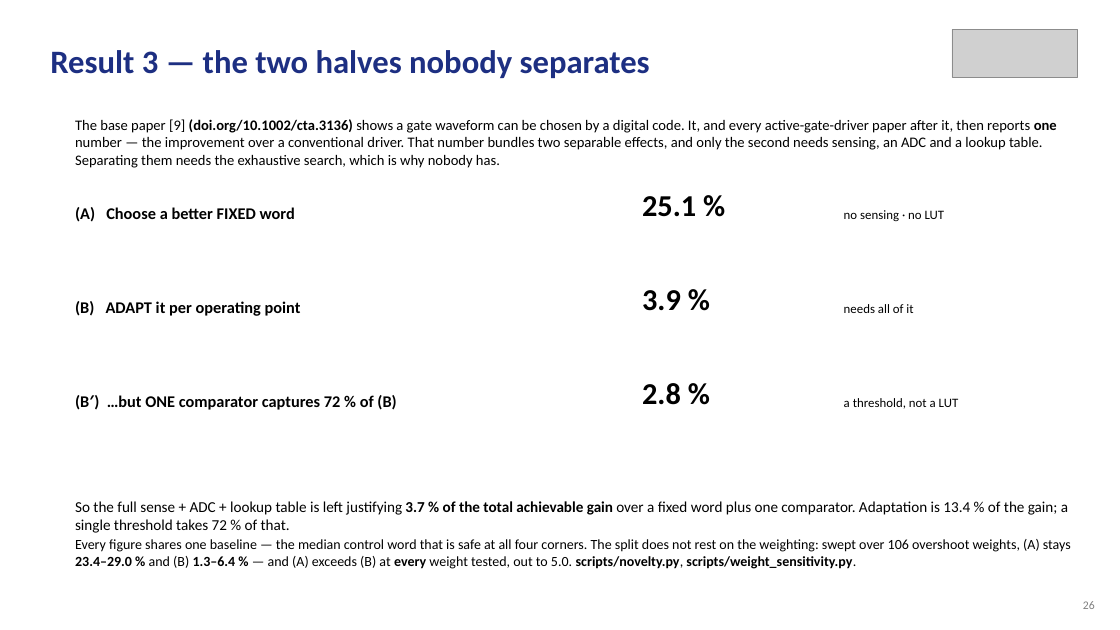
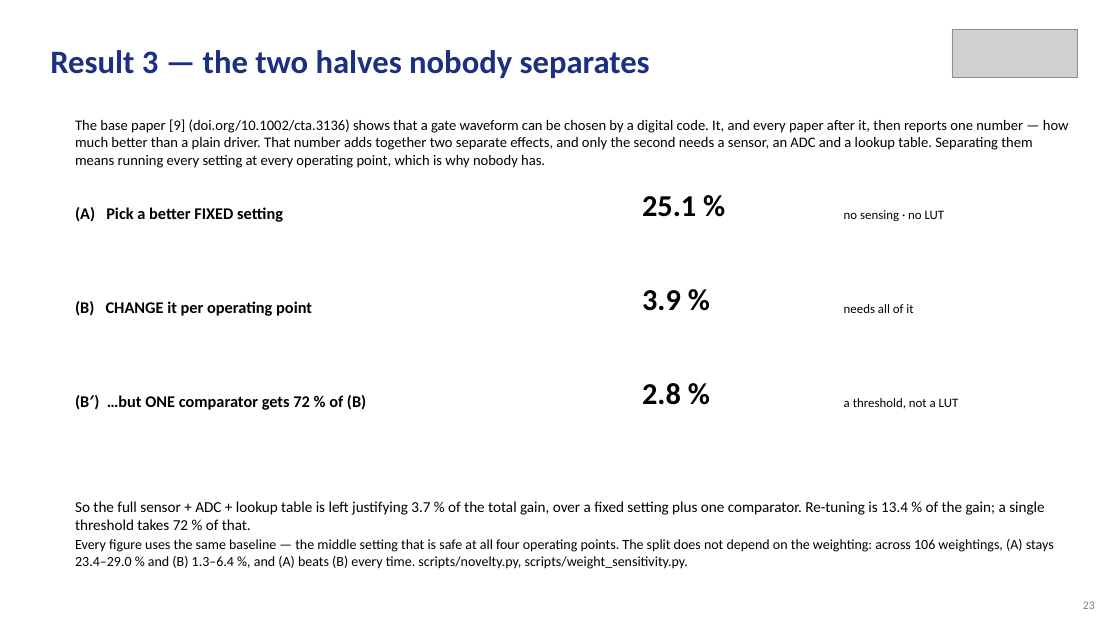
Before and after one commit to Amritha902/gan-driver, a slide deck: slide 23 of review/Review1_GaN_Segmented_Gate_Driver.pptx (slide 26 before the commit). Drawn at 1120x630 pixels with LibreOffice and Linux fonts; fonts in the diff are those of the drawing; grey boxes stand for pictures. Boxes give left, top, right and bottom in pixels: in the first picture for what was removed or moved away, otherwise in the second. Text is boxed around its words. In the diff, an @@ line names an element or a change of style, - is before the commit and + after.

```diff
--- a/review/Review1_GaN_Segmented_Gate_Driver.pptx
+++ b/review/Review1_GaN_Segmented_Gate_Driver.pptx
@@ text at box(75, 119, 1069, 168): text changed @@
-The base paper [9] (doi.org/10.1002/cta.3136) shows a gate waveform can be chosen by a digital code. It, and every active-gate-driver paper after it, then reports one number — the improvement over a conventional driver. That number bundles two separable effects, and only the second needs sensing, an ADC and a lookup table. Separating them needs the exhaustive search, which is why nobody has.
+The base paper [9] (doi.org/10.1002/cta.3136) shows that a gate waveform can be chosen by a digital code. It, and every paper after it, then reports one number — how much better than a plain driver. That number adds together two separate effects, and only the second needs a sensor, an ADC and a lookup table. Separating them means running every setting at every operating point, which is why nobody has.
@@ text at box(75, 207, 283, 222): text changed @@
-(A) Choose a better FIXED word
+(A) Pick a better FIXED setting
@@ text at box(75, 301, 312, 316): text changed @@
-(B) ADAPT it per operating point
+(B) CHANGE it per operating point
@@ text at box(75, 395, 366, 410): text changed @@
-(B′) …but ONE comparator captures 72 % of (B)
+(B′) …but ONE comparator gets 72 % of (B)
@@ text at box(75, 501, 1054, 569): text changed @@
-So the full sense + ADC + lookup table is left justifying 3.7 % of the total achievable gain over a fixed word plus one comparator. Adaptation is 13.4 % of the gain; a single threshold takes 72 % of that.
-Every figure shares one baseline — the median control word that is safe at all four corners. The split does not rest on the weighting: swept over 106 overshoot weights, (A) stays 23.4–29.0 % and (B) 1.3–6.4 % — and (A) exceeds (B) at every weight tested, out to 5.0. scripts/novelty.py, scripts/weight_sensitivity.py.
+So the full sensor + ADC + lookup table is left justifying 3.7 % of the total gain, over a fixed setting plus one comparator. Re-tuning is 13.4 % of the gain; a single threshold takes 72 % of that.
+Every figure uses the same baseline — the middle setting that is safe at all four operating points. The split does not depend on the weighting: across 106 weightings, (A) stays 23.4–29.0 % and (B) 1.3–6.4 %, and (A) beats (B) every time. scripts/novelty.py, scripts/weight_sensitivity.py.
@@ text at box(1083, 601, 1095, 609): text changed @@
-26
+23
```
Also in this commit, not shown: 18 other slides changed, 6 slides removed, 12 other files.
